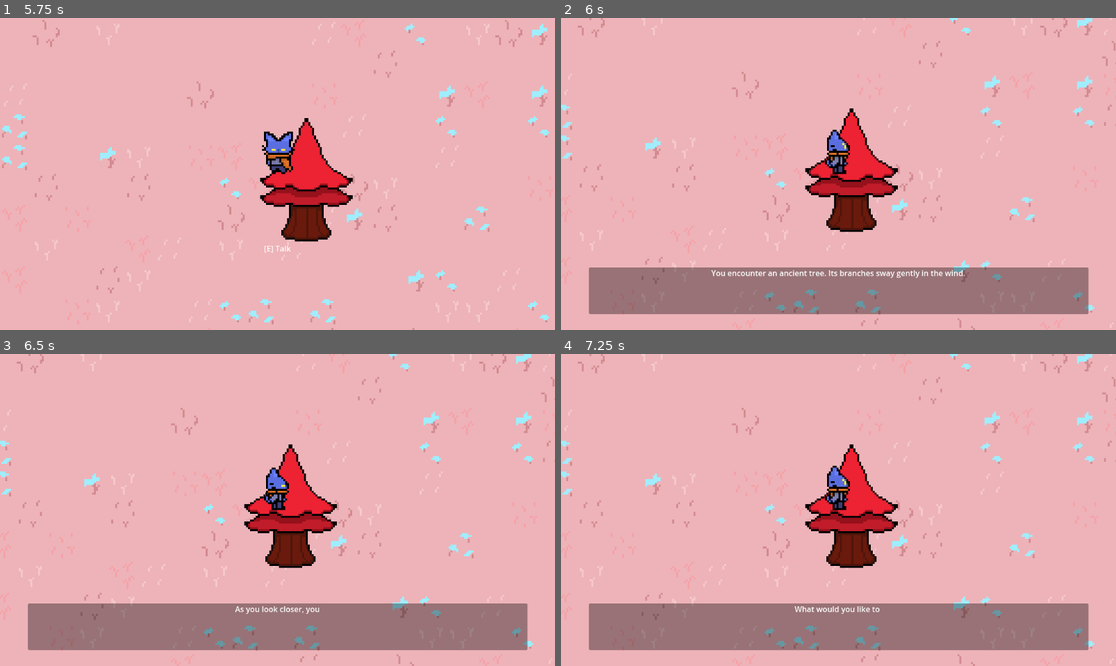
Above: before the commit, frames 1-4 (two rows, left to right).
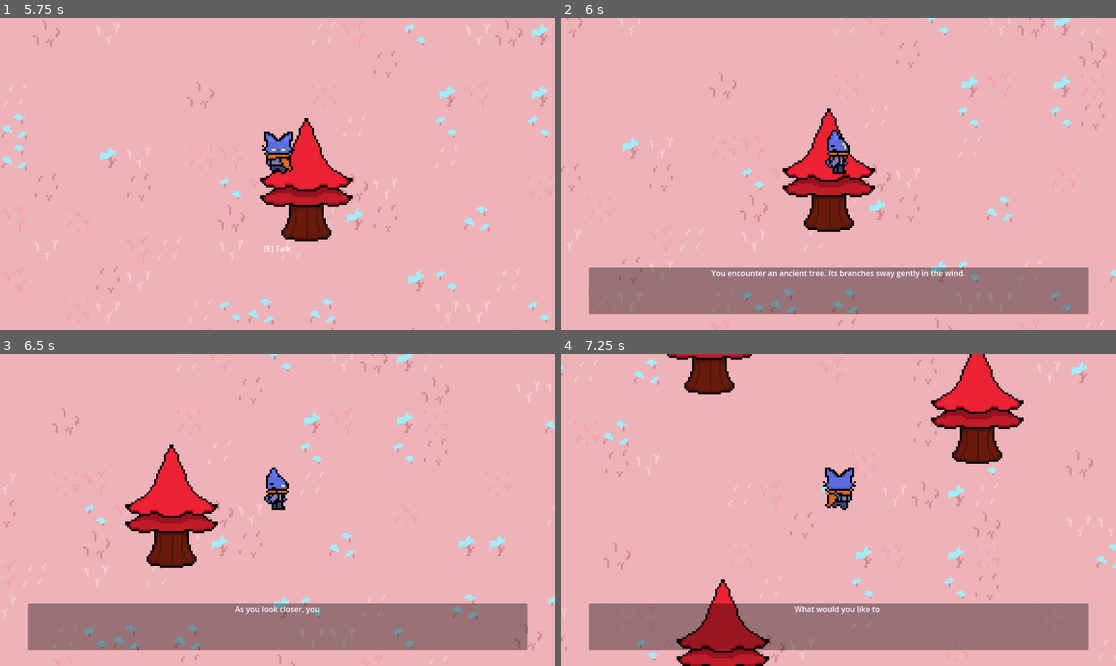
Above: after the commit, the same moments.

Repository: YllariSang/gdtest
Game: Godot game, scene res://Scenes/game.tscn
Two runs of this game, one before a commit and one after it. Both use one fixed random seed, a clock stepped at 60 frames per second and the inputs below.
Inputs (mouse positions are in pixels of both pictures, inside the frame that each line leads up to):
- Up to frame 1 (5.75 s): tap Enter (ui_accept) at 0.5, 0.77, 1.52, 3.02, 3.77, 4.52 s; move the mouse to (399, 158) at 0.52 s; hold D (right) 0.53-1.28 s; tap E (interact) every 0.75 s from 0.6 to 5.1 s; click (399, 158) at 0.67 s; move the mouse to (166, 189) at 1.27 s; hold S (down) 1.28-2.03 s; move the mouse to (333, 105) at 2.02 s; hold D (right) 2.03-2.78 s; move the mouse to (249, 236) at 2.77 s; hold W (up) 2.78-3.53 s; click (249, 236) at 2.92 s; move the mouse to (444, 220) at 3.52 s; hold A (left) 3.53-5.03 s; move the mouse to (111, 127) at 4.27 s; move the mouse to (305, 174) at 5.02 s; hold S (down) from 5.03 s (still down); click (305, 174) at 5.17 s
- Up to frame 2 (6 s): move the mouse to (755, 96) at 5.77 s; release S (down) at 5.78 s; hold D (right) from 5.78 s (still down); tap E (interact) at 5.85 s
- Up to frame 3 (6.5 s): keep holding D (right); tap Enter (ui_accept) at 6.02 s
- Up to frame 4 (7.25 s): move the mouse to (960, 494) at 6.52 s; release D (right) at 6.53 s; hold W (up) from 6.53 s (still down); tap E (interact) at 6.6 s; tap Enter (ui_accept) at 6.77 s

Frame 1 is identical in both runs. In frame 2, 6.5% of the frame differs, in the area x 0-100%, y 0-100%; in frame 3, 9.4%; in frame 4, 12%.

Commit message:
Add turn-based combat prototype (combatant, manager, Combat.tscn) and README instructions

Diff:
--- /dev/null
+++ b/Scenes/Combat.tscn
@@ -0,0 +1,46 @@
+[gd_scene load_steps=3 format=3]
+
+[ext_resource type="Script" path="res://Script/combatant.gd" id=1]
+[ext_resource type="Script" path="res://Script/combat_manager.gd" id=2]
+
+[node name="Combat" type="Node2D"]
+
+[node name="Player" type="Node2D" parent="."]
+script = ExtResource(1)
+position = Vector2(100, 200)
+unit_name = "Player"
+max_hp = 100
+attack_power = 20
+
+[node name="Enemy" type="Node2D" parent="."]
+script = ExtResource(1)
+position = Vector2(300, 200)
+unit_name = "Enemy"
+max_hp = 60
+attack_power = 12
+
+[node name="CombatManager" type="Node" parent="."]
+script = ExtResource(2)
+
+[node name="UI" type="CanvasLayer" parent="."]
+
+[node name="Info" type="Label" parent="UI"]
+text = "Combat: idle"
+margin_left = 10.0
+margin_top = 8.0
+
+[node name="PlayerHP" type="Label" parent="UI"]
+text = "Player HP: 100"
+position = Vector2(10, 28)
+
+[node name="EnemyHP" type="Label" parent="UI"]
+text = "Enemy HP: 60"
+position = Vector2(10, 50)
+
+[node name="AttackButton" type="Button" parent="UI"]
+text = "Attack"
+position = Vector2(10, 80)
+
+[node name="StartButton" type="Button" parent="UI"]
+text = "Start Combat"
+position = Vector2(10, 110)
--- a/Scenes/Tong.tscn
+++ b/Scenes/Tong.tscn
@@ -32,6 +32,7 @@
 shape = SubResource("RectangleShape2D_area")
 
 [node name="Sprite2D" type="Sprite2D" parent="."]
+y_sort_enabled = true
 position = Vector2(-0.49999976, 8.187495)
 scale = Vector2(0.018055556, 0.022194615)
 texture = ExtResource("2_ext47")
--- a/Scenes/game.tscn
+++ b/Scenes/game.tscn
@@ -46,7 +46,8 @@
 [node name="Game" type="Node2D"]
 y_sort_enabled = true
 
-[node name="Trees" type="Node" parent="."]
+[node name="Trees" type="Node2D" parent="."]
+y_sort_enabled = true
 
 [node name="Tree3" parent="Trees" instance=ExtResource("3_3dryh")]
 light_mask = 1
@@ -87,7 +88,7 @@
 
 [node name="Dialogue" parent="." instance=ExtResource("4_dialogue")]
 
-[node name="Player" parent="." instance=ExtResource("3_wrm1d")]
+[node name="Player" parent="Trees" instance=ExtResource("3_wrm1d")]
 position = Vector2(368, 203)
 
 [node name="Menda2" parent="." instance=ExtResource("6_i6g32")]
--- a/Scenes/tree.tscn
+++ b/Scenes/tree.tscn
@@ -9,7 +9,10 @@
 [sub_resource type="RectangleShape2D" id="RectangleShape2D_area"]
 size = Vector2(48, 60)
 
-[node name="Tree" type="Sprite2D"]
+[node name="Tree" type="Node2D"]
+y_sort_enabled = true
+
+[node name="Sprite" type="Sprite2D" parent="."]
 light_mask = 2
 visibility_layer = 2
 y_sort_enabled = true
--- /dev/null
+++ b/Script/combat_manager.gd
@@ -0,0 +1,128 @@
+extends Node
+
+signal turn_started(current)
+signal combat_ended(winner)
+
+var combatants: Array = []
+var turn_index: int = 0
+var in_combat: bool = false
+
+func _ready() -> void:
+    # Try to wire UI if present
+    var root = get_parent()
+    if not root:
+        return
+    if root.has_node("UI/AttackButton"):
+        root.get_node("UI/AttackButton").connect("pressed", Callable(self, "_on_attack_pressed"))
+    if root.has_node("UI/StartButton"):
+        root.get_node("UI/StartButton").connect("pressed", Callable(self, "_on_start_pressed"))
+
+    # connect HP signals if the nodes exist
+    if root.has_node("Player") and root.has_node("Enemy"):
+        var p = root.get_node("Player")
+        var e = root.get_node("Enemy")
+        p.connect("hp_changed", Callable(self, "_on_hp_changed"))
+        e.connect("hp_changed", Callable(self, "_on_hp_changed"))
+        p.connect("died", Callable(self, "_on_died"))
+        e.connect("died", Callable(self, "_on_died"))
+        # initialize UI labels
+        _update_ui()
+
+func start_combat(list_of_combatants: Array) -> void:
+    combatants = list_of_combatants
+    turn_index = 0
+    in_combat = true
+    _start_current_turn()
+
+func _start_current_turn() -> void:
+    if not in_combat:
+        return
+    if combatants.size() == 0:
+        return
+    var current = combatants[turn_index]
+    if not current.is_alive():
+        _advance_turn()
+        return
+    emit_signal("turn_started", current)
+    _update_ui()
+    # if enemy, let AI act
+    if current.unit_name == "Enemy":
+        await get_tree().create_timer(0.4).timeout
+        enemy_take_turn(current)
+
+func player_attack_target(target: Node) -> void:
+    if not in_combat:
+        return
+    var current = combatants[turn_index]
+    if current.unit_name != "Player":
+        return
+    current.perform_attack(target)
+    _update_ui()
+    _check_end_conditions()
+    _advance_turn()
+
+func _on_attack_pressed() -> void:
+    # called from UI button; attack first alive non-player
+    if not in_combat:
+        return
+    var current = combatants[turn_index]
+    if current.unit_name != "Player":
+        return
+    var target: Node = null
+    for c in combatants:
+        if c != current and c.is_alive():
+            target = c
+            break
+    if target:
+        player_attack_target(target)
+
+func enemy_take_turn(enemy: Node) -> void:
+    if not enemy.is_alive():
+        _advance_turn()
+        return
+    for c in combatants:
+        if c != enemy and c.is_alive():
+            enemy.perform_attack(c)
+            break
+    _update_ui()
+    _check_end_conditions()
+    _advance_turn()
+
+func _advance_turn() -> void:
+    if not in_combat:
+        return
+    if combatants.size() == 0:
+        return
+    turn_index = (turn_index + 1) % combatants.size()
+    _start_current_turn()
+
+func _check_end_conditions() -> void:
+    var alive := []
+    for c in combatants:
+        if c.is_alive():
+            alive.append(c)
+    if alive.size() <= 1:
+        in_combat = false
+        var winner = alive[0] if alive.size() == 1 else null
+        emit_signal("combat_ended", winner)
+        var root = get_parent()
+        if root and root.has_node("UI/Info"):
+            if alive.size() == 1:
+                root.get_node("UI/Info").text = "%s wins!" % [alive[0].unit_name]
+            else:
+                root.get_node("UI/Info").text = "Draw"
+
+func _on_hp_changed(_new_hp) -> void:
+    _update_ui()
+
+func _on_died() -> void:
+    _update_ui()
+
+func _update_ui() -> void:
+    var root = get_parent()
+    if not root:
+        return
+    if root.has_node("UI/PlayerHP") and root.has_node("Player"):
+        root.get_node("UI/PlayerHP").text = "Player HP: %d" % [root.get_node("Player").hp]
+    if root.has_node("UI/EnemyHP") and root.has_node("Enemy"):
+        root.get_node("UI/EnemyHP").text = "Enemy HP: %d" % [root.get_node("Enemy").hp]
--- /dev/null
+++ b/Script/combatant.gd
@@ -0,0 +1,29 @@
+extends Node2D
+
+signal hp_changed(new_hp)
+signal died()
+
+@export var unit_name: String = "Combatant"
+@export var max_hp: int = 100
+@export var attack_power: int = 10
+
+var hp: int = 0
+
+func _ready() -> void:
+    hp = max_hp
+    emit_signal("hp_changed", hp)
+
+func is_alive() -> bool:
+    return hp > 0
+
+func take_damage(amount: int) -> void:
+    hp = max(0, hp - amount)
+    emit_signal("hp_changed", hp)
+    if hp == 0:
+        emit_signal("died")
+
+func perform_attack(target: Node) -> void:
+    if not is_alive():
+        return
+    if target and target.has_method("take_damage"):
+        target.take_damage(attack_power)
Not shown, added: Script/combat_manager.gd.uid
Not shown, added: Script/combatant.gd.uid
Not shown, changed: README.md
